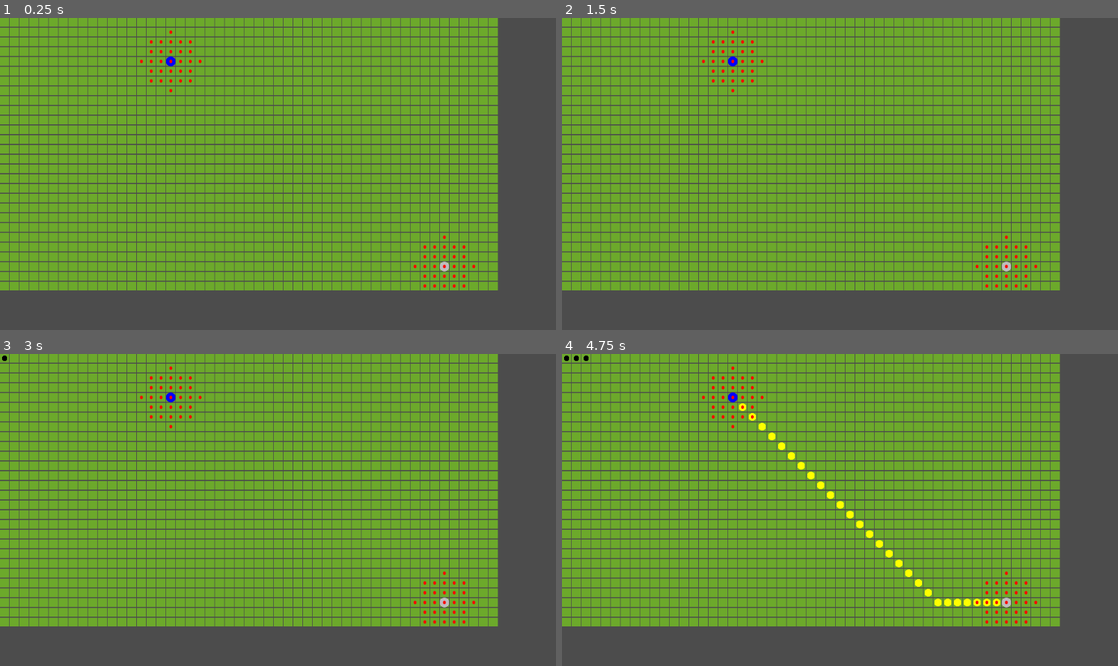
Above: before the commit, frames 1-4 (two rows, left to right).
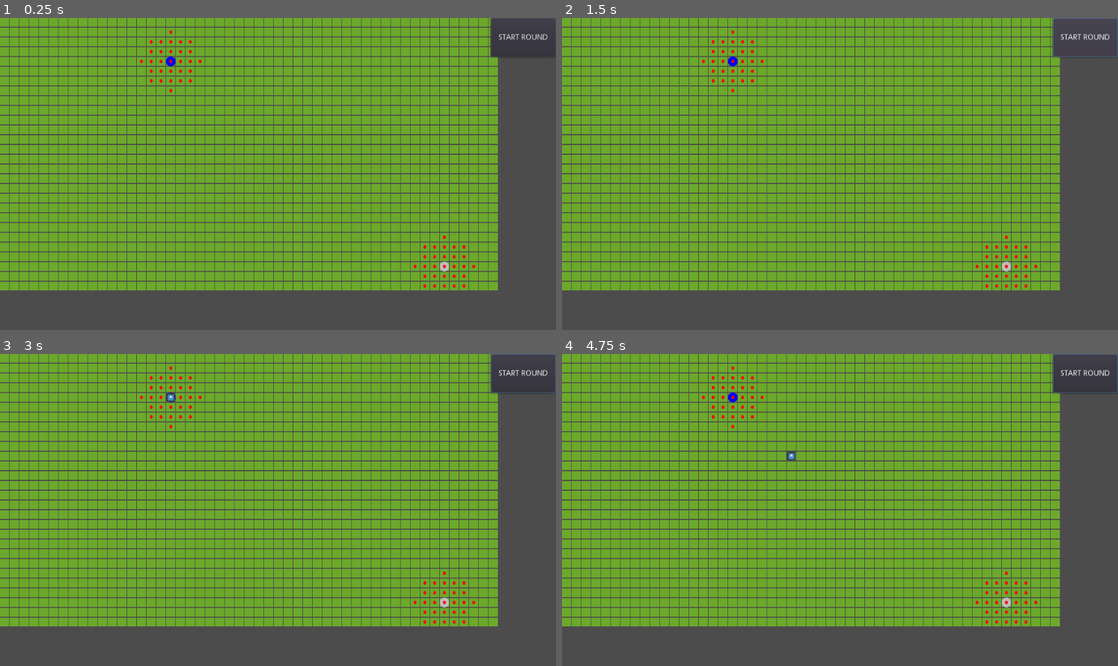
Above: after the commit, the same moments.

Repository: DylanGuidry95/GD_Tower_Defense
Game: Godot game, scene res://Scenes/Main.tscn
Two runs of this game, one before a commit and one after it. Both use one fixed random seed, a clock stepped at 60 frames per second and the inputs below. The engine's default icon, where the game draws it, is replaced by a stand-in: a white triangle on a blue panel in a dark square.
Inputs (mouse positions are in pixels of both pictures, inside the frame that each line leads up to):
- Up to frame 1 (0.25 s): no input
- Up to frame 2 (1.5 s): click (1084, 36) at 0.5 s, where only the run after the commit has a clickable "START ROUND"; click (1084, 36) at 1.25 s, where only the run after the commit has a clickable "START ROUND"
- Up to frame 3 (3 s): click (522, 372) at 2 s, where only the run after the commit has a clickable "START ROUND"; tap Enter at 2.75 s; move the mouse to (5, 357) at 2.77 s; click (5, 357) at 2.85 s
- Up to frame 4 (4.75 s): tap Keypad 9 (run_sim) at 3.05, 3.6, 4.55 s; move the mouse to (578, 357) at 3.52 s; click (578, 357) at 3.8 s; move the mouse to (584, 357) at 4.27 s; click (584, 357) at 4.35 s

The runs differ from the first frame. In frame 1, 0.3% of the frame differs, in the area x 88-100%, y 0-13%; in frame 2, 0.3%; in frame 3, 0.4%; in frame 4, 1.1%, in the area x 0-100%, y 0-81%.

Commit message:
spawning and rounds

Diff:
--- a/Tower/Scenes/Grass_Tile_1.tscn
+++ b/Tower/Scenes/Grass_Tile_1.tscn
@@ -1,7 +1,8 @@
 [gd_scene load_steps=4 format=2]
 
 [ext_resource path="res://Art/basictiles.png" type="Texture" id=1]
-[ext_resource path="res://Scenes/Tile_Behaviour.gd" type="Script" id=2]
+[ext_resource path="res://Scripts/Tile_Behaviour.gd" type="Script" id=2]
+
 
 [sub_resource type="RectangleShape2D" id=1]
 extents = Vector2( 8.57505, 8.1465 )
--- a/Tower/Scenes/Main.tscn
+++ b/Tower/Scenes/Main.tscn
@@ -1,10 +1,24 @@
-[gd_scene load_steps=3 format=2]
+[gd_scene load_steps=6 format=2]
 
+[ext_resource path="res://Scripts/Main.gd" type="Script" id=1]
 [ext_resource path="res://Scenes/Grass_Tile_1.tscn" type="PackedScene" id=2]
+[ext_resource path="res://Scenes/Agent.tscn" type="PackedScene" id=3]
+[ext_resource path="res://Scenes/HUD.tscn" type="PackedScene" id=4]
 [ext_resource path="res://Scripts/Path_Follow_Grid.gd" type="Script" id=5]
 
 [node name="Main" type="Node2D"]
+script = ExtResource( 1 )
+agent = ExtResource( 3 )
+rounds = [ 5, 10, 15 ]
 
 [node name="Path" type="Node2D" parent="."]
 script = ExtResource( 5 )
 tile = ExtResource( 2 )
+
+[node name="SpawnTimer" type="Timer" parent="."]
+wait_time = 3.0
+autostart = true
+
+[node name="HUD" parent="." instance=ExtResource( 4 )]
+[connection signal="timeout" from="SpawnTimer" to="." method="_on_SpawnTimer_timeout"]
+[connection signal="round_start_pressed" from="HUD" to="." method="_on_HUD_round_start_pressed"]
--- /dev/null
+++ b/Tower/Scripts/Main.gd
@@ -0,0 +1,29 @@
+extends Node2D
+
+export (PackedScene) var agent
+
+var is_round_running
+export var rounds = []
+var num_spawns = 0
+var current_round = 0
+
+# Called when the node enters the scene tree for the first time.
+func _ready():
+	is_round_running = false
+	pass # Replace with function body.
+
+func _on_SpawnTimer_timeout():
+	if is_round_running:
+		num_spawns += 1
+		var new_agent = agent.instance()
+		add_child(new_agent)
+		new_agent.position = $Path.start_node.position
+		new_agent.connect_to_path($Path)
+	if num_spawns >= rounds[current_round]:
+		is_round_running = false
+
+
+func _on_HUD_round_start_pressed():
+	is_round_running = true
+	$Path.find_path()
+	num_spawns = 0
--- /dev/null
+++ b/Tower/Scripts/Navigation_Behaviour.gd
@@ -0,0 +1,22 @@
+extends Sprite
+
+var path
+var current_index = 0
+var path_behaviour
+var environment
+var timer = 0
+
+func connect_to_path(p_behaviour):
+	environment = []
+	path_behaviour = p_behaviour
+	path = path_behaviour.valid_path
+	current_index = path.size() - 1
+
+func _process(delta):
+	if path.size() == 0 || path_behaviour == null || current_index < 0:
+		return
+	timer += delta
+	if timer >= 0.25:
+		position = path_behaviour.tiles[path_behaviour.get_navigation(path[current_index])].position
+		current_index -= 1
+		timer = 0
--- a/Tower/Scripts/Path_Follow_Grid.gd
+++ b/Tower/Scripts/Path_Follow_Grid.gd
@@ -1,4 +1,6 @@
 extends Node2D
+
+signal environment_changed
 
 export var height = 25
 export var width = 50
@@ -16,6 +18,8 @@
 
 var start_node
 var end_node
+
+var valid_path
 
 class MyCustomSorter:
 	static func sort_ascending(a, b):
@@ -97,25 +101,16 @@
 		if e.position.distance_to(c.position) <= no_place_radius:
 			tiles[cells.find(c)].interactable = false
 
-func _process(delta):
-	if Input.is_action_just_pressed("run_sim"):
-		if start_node != null && end_node != null:
-			for t in tiles:
-				t.path = false
-			reset()
-			var path = find_path(cells[tiles.find(start_node)], cells[tiles.find(end_node)])
-			for p in path:
-				tiles[cells.find(p)].path = true
-
-func find_path(start, goal):
+func find_path():
+	reset()
 	var openList = []
 	var closedList = []
 	var currentNode
-	currentNode = start
+	currentNode = cells[tiles.find(start_node)]
 	openList.append(currentNode)
-	while !closedList.has(goal) && openList.size() != 0:
+	while !closedList.has(cells[tiles.find(end_node)]) && openList.size() != 0:
 		currentNode = openList[0]
-		if currentNode.position == goal.position:
+		if currentNode.position == cells[tiles.find(end_node)].position:
 			break
 		openList.remove(0)
 		closedList.append(currentNode)
@@ -124,20 +119,22 @@
 			if closedList.has(n):
 				continue
 			if !openList.has(n):
-				n.calc_h_score(goal)
+				n.calc_h_score(cells[tiles.find(end_node)])
 				n.calc_f_score()
 				openList.append(n)
 		openList.sort_custom(MyCustomSorter, "sort_ascending")
 
-	var n = goal
+	var n = cells[tiles.find(end_node)]
 	var path = []
 	while n != null:
 		path.append(n)
 		n = n.parent
-	return path
+	valid_path = path
 
 func get_navigation(cell):
-	return find_path(cell, end_node)
+	for c in cells:
+		if c.position == cell.position:
+			return cells.find(c)
 
 func sort_open_list(list):
 	for cell in list:
@@ -167,7 +164,6 @@
 				node.neighbors.append(c)
 				c.calc_g_score(node)
 				break
-
 	return neighbors
 
 func reset():
@@ -175,11 +171,13 @@
 		c.parent = null
 
 func tile_clicked(tile, state):
-	var index = tiles.find(tile)
-	var recalc = false
-	if index != -1:
-		if state == "traversable":
-			for t in tiles:
-				t.path = false
-			cells[index].traversable = !cells[index].traversable
-			tile.traversable = !tile.traversable
+	var m = get_parent()
+	if !m.is_round_running:
+		var index = tiles.find(tile)
+		var recalc = false
+		if index != -1:
+			if state == "traversable":
+				for t in tiles:
+					t.path = false
+				cells[index].traversable = !cells[index].traversable
+				tile.traversable = !tile.traversable
--- /dev/null
+++ b/Tower/Scripts/Tile_Behaviour.gd
@@ -0,0 +1,40 @@
+extends Sprite
+
+signal tile_interacted(arg, status)
+
+var hoovered = false
+var interactable = true
+var traversable = true
+var path = false
+var is_start = false
+var is_goal = false
+
+# Called when the node enters the scene tree for the first time.
+func _ready():
+	pass # Replace with function body.
+
+func _draw():
+	if !traversable:
+		draw_circle(Vector2(0,0), 5, Color.black)
+	if path:
+		draw_circle(Vector2(0,0), 7, Color.yellow)
+	if is_start:
+		draw_circle(Vector2(0,0), 9, Color.blue)
+	if is_goal:
+		draw_circle(Vector2(0,0), 9, Color.gray)
+	if !interactable:
+		draw_circle(Vector2(0,0), 3, Color.red)
+
+# Called every frame. 'delta' is the elapsed time since the previous frame.
+func _process(delta):
+	update()
+	if hoovered && interactable && !is_start && !is_goal:
+		if Input.is_action_just_pressed("place_turret"):
+			emit_signal("tile_interacted", self, "traversable")
+
+
+func _on_Area2D_mouse_entered():
+	hoovered = true
+
+func _on_Area2D_mouse_exited():
+	hoovered = false
--- /dev/null
+++ b/Tower/Scripts/ui_behaviour.gd
@@ -0,0 +1,20 @@
+extends CanvasLayer
+signal round_start_pressed
+
+# Declare member variables here. Examples:
+# var a = 2
+# var b = "text"
+
+
+# Called when the node enters the scene tree for the first time.
+func _ready():
+	pass # Replace with function body.
+
+
+# Called every frame. 'delta' is the elapsed time since the previous frame.
+#func _process(delta):
+#	pass
+
+
+func _on_Button_pressed():
+	emit_signal("round_start_pressed")
